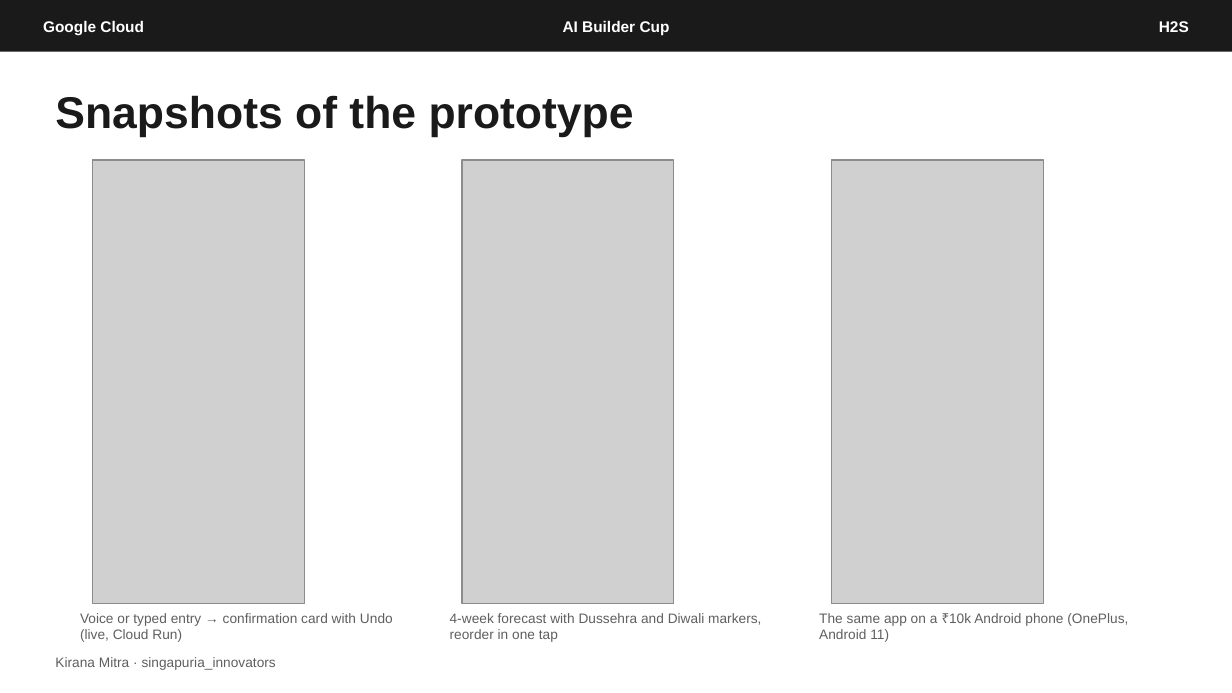
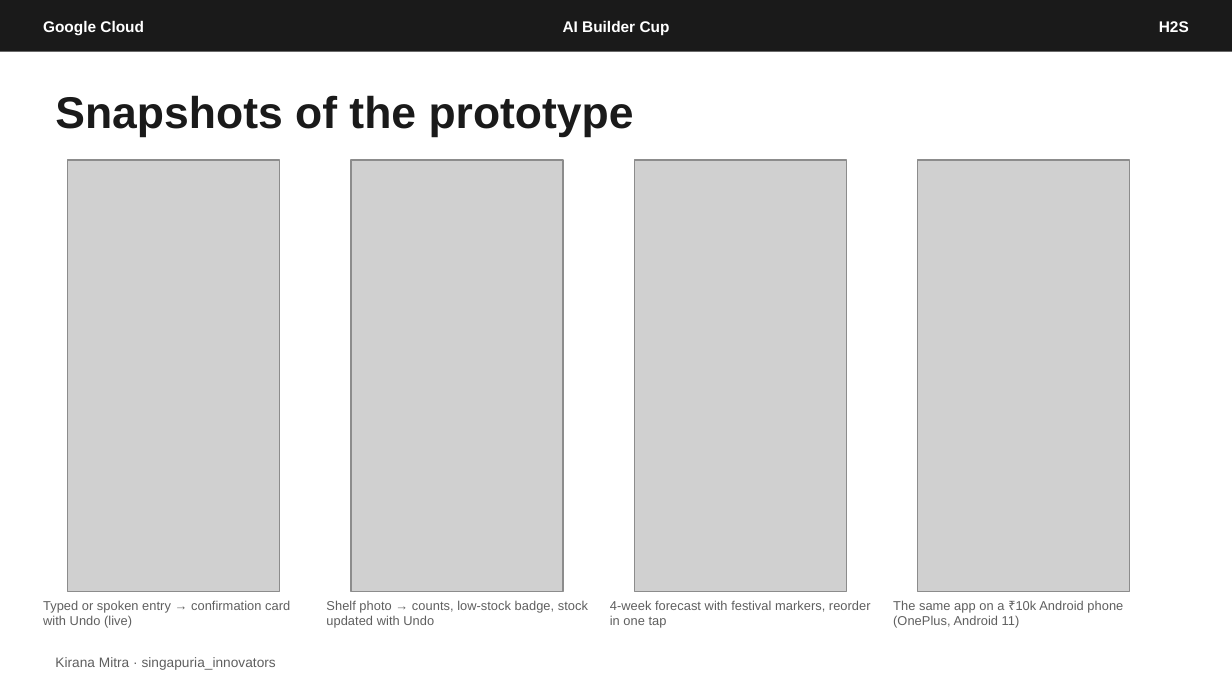
Before and after one commit to CuriousCoder2024/kirana-mitra, a slide deck: slide 10 of docs/submission/Kirana-Mitra-AI-Builder-Cup-Submission.pptx. Drawn at 1232x693 pixels with LibreOffice and Linux fonts; fonts in the diff are those of the drawing; grey boxes stand for pictures. Boxes give left, top, right and bottom in pixels: in the first picture for what was removed or moved away, otherwise in the second. Text is boxed around its words. In the diff, an @@ line names an element or a change of style, - is before the commit and + after.

```diff
--- a/docs/submission/Kirana-Mitra-AI-Builder-Cup-Submission.pptx
+++ b/docs/submission/Kirana-Mitra-AI-Builder-Cup-Submission.pptx
@@ picture: place and size @@
-picture at <box>92,160,304,604</box>
+picture at <box>68,160,280,591</box>
@@ picture added at <box>351,160,563,591</box> @@
@@ picture: place and size @@
-picture at <box>462,160,674,604</box>
+picture at <box>634,160,846,591</box>
@@ picture: place and size @@
-picture at <box>832,160,1044,604</box>
+picture at <box>918,160,1130,591</box>
@@ text "The same app on a ...": place and size @@
-text "The same app on a ..." at <box>819,613,1128,642</box>
+text "The same app on a ..." at <box>893,600,1123,628</box>
@@ text "The same app on a ..." at <box>893,600,1123,628</box>: size 8 to 7.5 pt @@
@@ text at <box>43,600,290,628</box>: text changed; size 8 to 7.5 pt @@
-Voice or typed entry → confirmation card with Undo (live, Cloud Run)
+Typed or spoken entry → confirmation card with Undo (live)
@@ text added at <box>326,600,588,628</box>, 7.5 pt, text #5F5F5F @@
+Shelf photo → counts, low-stock badge, stock updated with Undo
@@ text at <box>610,600,871,628</box>: text changed; size 8 to 7.5 pt @@
-4-week forecast with Dussehra and Diwali markers, reorder in one tap
+4-week forecast with festival markers, reorder in one tap
```
Also in this commit, not shown: 1 other slide changed, 1 other file.
